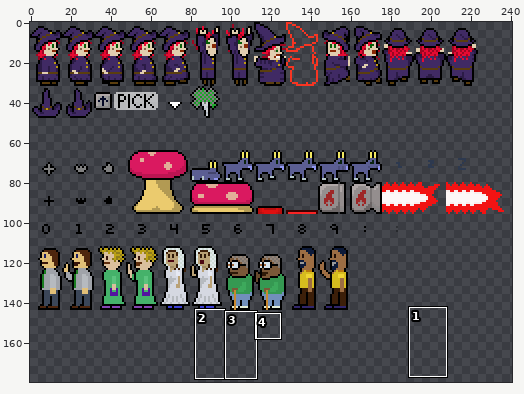
Edited in one commit: sprite sheet (src/data/image/4-sprites.png). Above, an overview of the earlier version with the close-up marked.
Close-up. Old version:
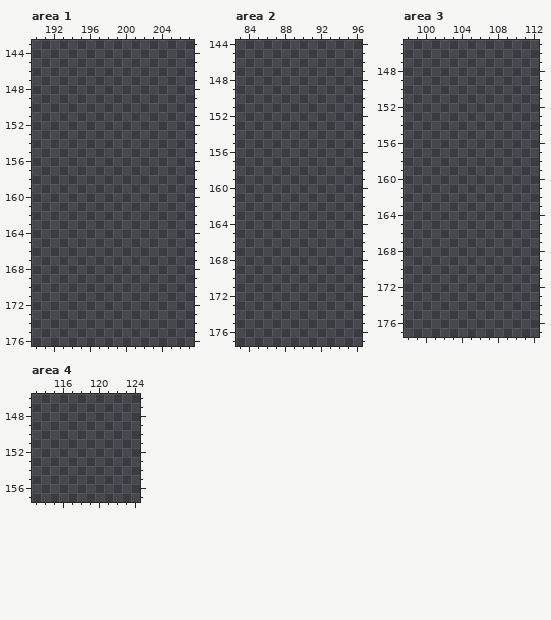
The file is 256x256 pixels. Colours within 5 levels of each other are drawn and written as one. Shown: area 1: x 190..207, y 143..176; area 2: x 83..96, y 144..177; area 3: x 98..112, y 145..177; area 4: x 113..124, y 146..157. The wide view leaves out empty margins. The commit also changed other parts of the picture, which this record leaves out.
Once edited:
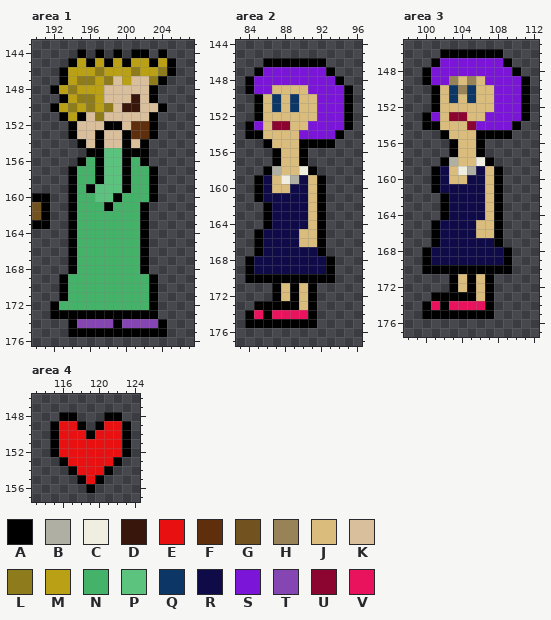
Palette (. is transparent): A #000000  B #b0afa4  C #f0eee0  D #39160b  E #e81010  F #5f2e0d  G #72521f  H #988358  J #dabc7d  K #dabf9d  L #8e7c1c  M #baa014  N #45b26a  P #5bc37e  Q #0c3666  R #0f0b48  S #7b16d8  T #8545b2  U #8c0430  V #e9135d
Change:
Changed rows in their new state; - is an unchanged pixel.
Area 1:
first column x 190:
144 -----A-A-A-AA-A-
145 ----AMAMAMAMMAMA
146 ---AMMMLMMMLMMLA
147 ---AMLLMLKMKKLA-
148 --AMLMMMKKKKKA--
149 ---AMLLMKKKDKA--
150 --AMLMLMLKDDKKA-
151 ---AMAKLKKKKKA--
152 ----AKKKAAKFFA--
153 ----AKKAKKAFFA--
154 -----AKAKKAKA---
155 ------AAPPAAA---
156 -----ANAPPANA---
157 ----ANNAPPANNA--
158 ----ANNAPPANNA--
159 ----ANAPPPANNA--
160 AA--ANNPPANNNA--
161 GA--ANNNANNNA---
162 GA--ANNNNNNNA---
163 AA--ANNNNNNNA---
164 ----ANNNNNNNA---
165 ----ANNNNNNNA---
166 ----ANNNNNNNA---
167 ----ANNNNNNNA---
168 ----ANNNNNNNA---
169 ---ANNNNNNNNNA--
170 ---ANNNNNNNNNA--
171 ---ANNNNNNNNNA--
172 --ANNNNNNNNNNA--
173 --AAAAAAAAAAAA--
174 ----ATTTTATTTTA-
175 ----AAAAAAAAAAA-
Area 2:
first column x 84:
146 --AAAAAAA---
147 -ASSSSSSSA--
148 ASSSSSSSSSA-
149 ASSJJJJSSSSA
150 -AJQJQJJSSSA
151 -AJQJQJJSSSA
152 -AJJJJJJSSSA
153 ASJUUJJSSSSA
154 AAJJJJSSSSA-
155 --AJJJAAAA--
156 ---AJJA-----
157 ---AJJA-----
158 --ABJJCA----
159 -ARJCBRJA---
160 -ARJJRRJA---
161 -ARRRRRJA---
162 --ARRRRJA---
163 --ARRRRJA---
164 --ARRRRJA---
165 -ARRRRJJA---
166 -ARRRRJJA---
167 -ARRRRRRA---
168 ARRRRRRRRA--
169 ARRRRRRRRA--
170 AAAAAAAAAA--
171 ---AJAJA----
172 ---AJAJA----
173 -AAAAAJA----
174 AVAVVVVA----
175 AAAAAAAA----
Area 3:
first column x 100:
146 --AAAAAAA---
147 -ASSSSSSSA--
148 ASSSSSSSSSA-
149 ASSHJHJSSSSA
150 -AJQHQJJSSSA
151 -AJQJQJJSSSA
152 -AJJJJJJSSSA
153 ASJUUJJSSSSA
154 AAJJJUSSSSA-
155 --AJJJAAAA--
156 ---AJJA-----
157 ---AJJA-----
158 --ABJJCA----
159 -ARJCBRJA---
160 -ARJJRRJA---
161 -ARRRRRJA---
162 --ARRRRJA---
163 --ARRRRJA---
164 --ARRRRJA---
165 -ARRRRJJA---
166 -ARRRRJJA---
167 -ARRRRRRA---
168 ARRRRRRRRA--
169 ARRRRRRRRA--
170 AAAAAAAAAA--
171 ---AJAJA----
172 ---AJAJA----
173 -AAAAAJA----
174 AVAVVVVA----
175 AAAAAAAA----
Area 4:
first column x 115:
148 -AA---AA-
149 AEEA-AEEA
150 AEEEAEEEA
151 AEEEEEEEA
152 AEEEEEEEA
153 -AEEEEEA-
154 --AEEEA--
155 ---AEA---
156 ----A----
Pixel boxes of the changes (left, top, right, bottom) in both close-ups:
added: (32, 49, 176, 337)
added: (245, 58, 353, 328)
added: (422, 49, 530, 319)
added: (50, 412, 131, 493)
